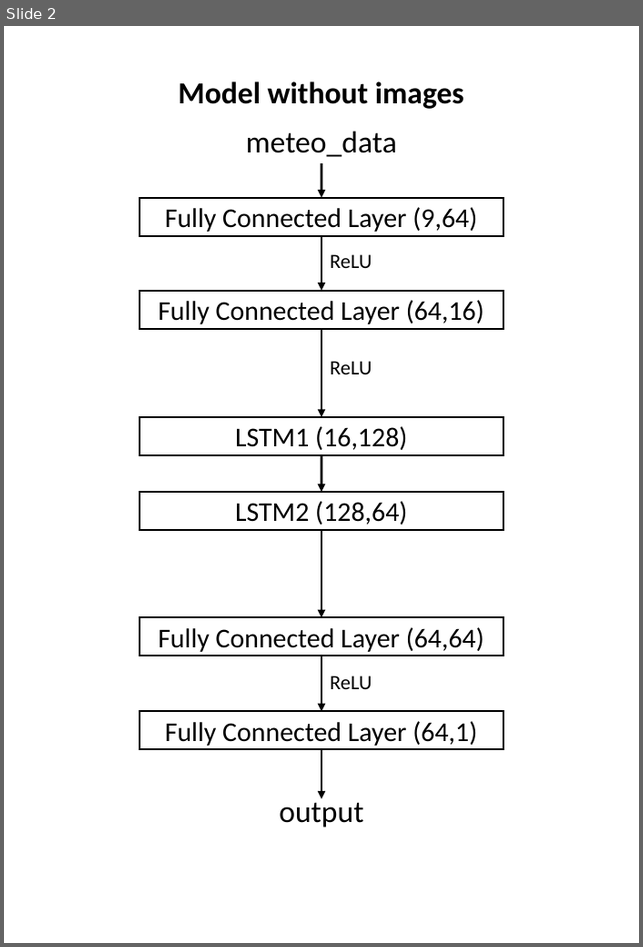
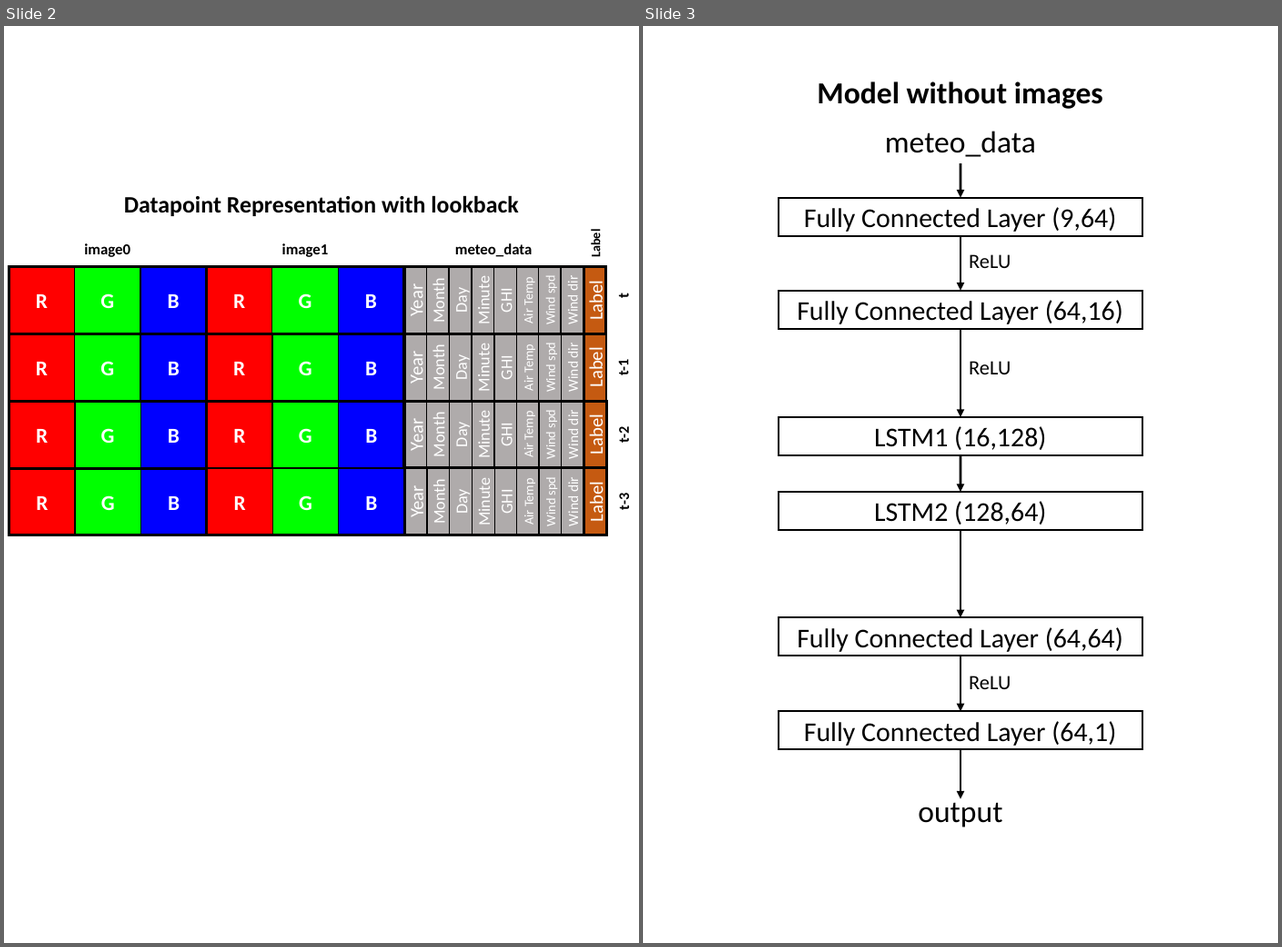
Before and after one commit to CS-433/ml-project-2-lapd, a slide deck: schematic/Model-schematics-1.pptx. Shown side by side, each under a label of ours: slide 2 before the commit, slides 2 and 3 after it. The pictures are 643x947 and 1282x947 pixels, drawn with LibreOffice and Linux fonts; fonts in the diff are those of the drawing. Boxes give left, top, right and bottom in pixels: in the first picture for what was removed or moved away, otherwise in the second. Text is boxed around its words. In the diff, an @@ line names an element or a change of style, - is before the commit and + after.

```diff
--- a/schematic/Model-schematics-1.pptx
+++ b/schematic/Model-schematics-1.pptx
@@ slide 2 added at [4,26,639,943], background #FFFFFF @@
@@ title added at [124,196,518,216], 20 pt, text #000000, bold @@
+Datapoint Representation with lookback
@@ group added at [9,233,634,536]: 72 rectangles, 8 texts @@
+B
+G
+R
+B
+G
+R
+Month
+Year
+Day
+Minute
+GHI
+Air Temp
+Wind spd
+Wind dir
+Label
+image0
+image1
+meteo_data
+Label
+B
+G
+R
+B
+G
+R
+Month
+Year
+Day
+Minute
+GHI
+Air Temp
+Wind spd
+Wind dir
+Label
+B
+G
+R
+B
+G
+R
+Month
+Year
+Day
+Minute
+GHI
+Air Temp
+Wind spd
+Wind dir
+Label
+B
+G
+R
+B
+G
+R
+Month
+Year
+Day
+Minute
+GHI
+Air Temp
+Wind spd
+Wind dir
+Label
+t
+t-1
+t-2
+t-3
@@ what was slide 2 is now slide 3 @@
```
Also in this commit, not shown: 1 slide changed.
